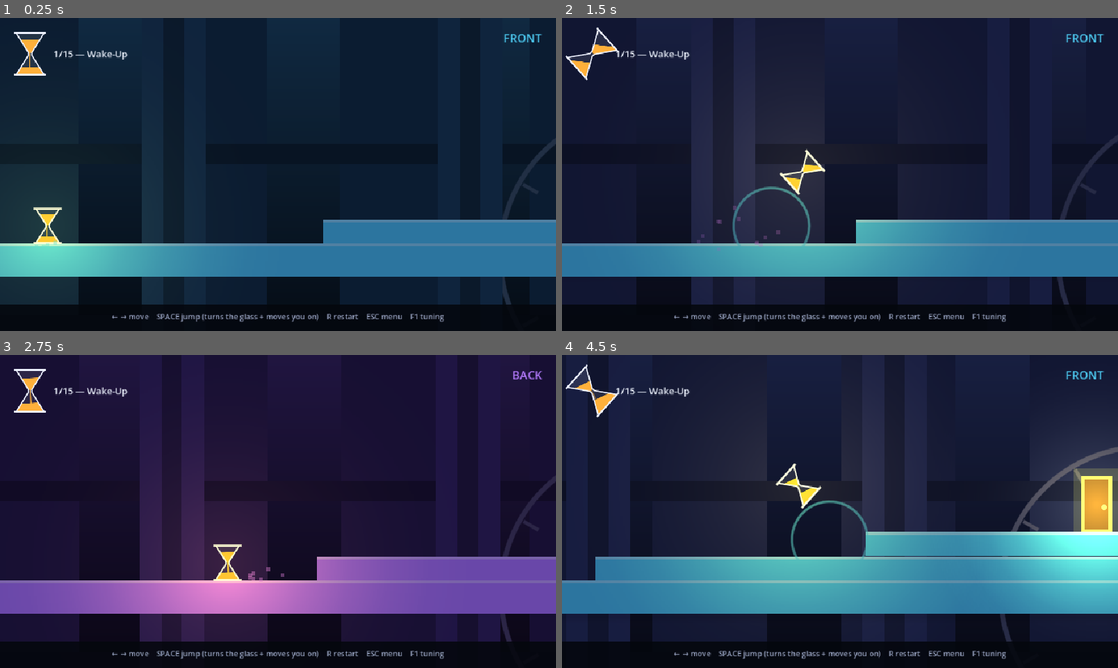
Above: before the commit, frames 1-4 (two rows, left to right).
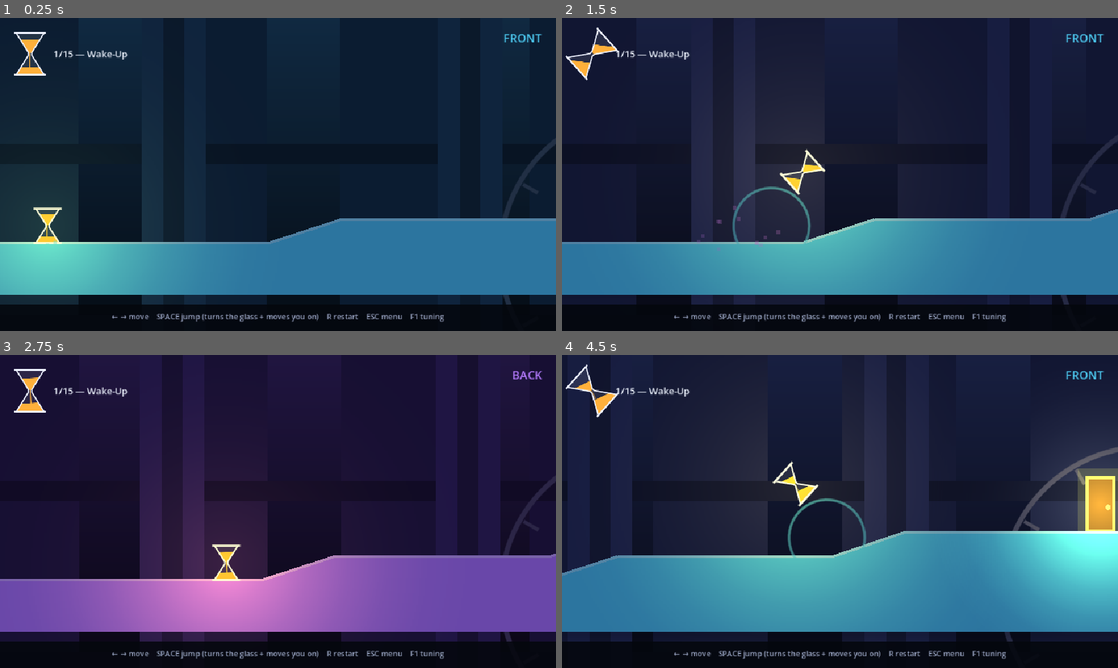
Above: after the commit, the same moments.

Repository: Athryell/GMTK-Game-Jam-2026
Game: Godot game, scene res://scenes/main.tscn
Same seed, same stepped clock (60 frames per second), same inputs: the game is played once before the commit and once after it. Sound files missing from this copy of the repository are replaced by a short silence.
Inputs:
- Up to frame 1 (0.25 s): no input
- Up to frame 2 (1.5 s): tap Enter at 0.5 s; hold Space (jump) 0.53-1.28 s; hold Right (move_right) from 0.53 s (still down); tap Space (jump) at 1.35 s
- Up to frame 3 (2.75 s): tap Space (jump) at 1.52, 1.82 s; release Right (move_right) at 2.03 s; hold Left (move_left) from 2.03 s (still down); hold Space (jump) from 2.03 s (still down)
- Up to frame 4 (4.5 s): release Left (move_left) at 2.78 s; release Space (jump) at 2.78 s; hold Right (move_right) 2.78-4.28 s; tap Space (jump) at 2.85, 3.02, 3.32, 4.35 s; hold Space (jump) 3.53-4.28 s; hold Left (move_left) from 4.28 s (still down)

The runs differ from the first frame. In frame 1, 7.5% of the frame differs, in the area x 0-100%, y 64-89%; in frame 2, 7.6%; in frame 3, 7.7%; in frame 4, 10%, in the area x 0-100%, y 33-92%.

Commit message:
feat(hourglass-hero): ground you draw, with slopes
Level terrain was a staircase of rectangles — level 1 spent three Platform
nodes on what is one piece of floor, and a step was the only way up.

Terrain is one node whose shape IS its collision polygon. Editing is Godot's
own: select the Shape child and the built-in polygon tool gives you handles,
so there is no second copy of the ground to keep in sync and no plugin to
maintain. A freshly added Terrain plants that child itself, with a rectangle
to start pulling on.

Slopes fall out of the polygon. The player gains a floor snap so running down
a ramp does not leave the ground at every crest — and with it the coyote
window, the landing dust, and the right to jump.

Shadows were rectangle-shaped in the code, not just in the level: CastShadows
now asks every solid for an outline and stamps triangles, so a ramp throws a
ramp-shaped shadow and a Platform costs the same as before. The offset that
gives a shadow its penumbra moved into `Polygons`, mitred properly — pushing
each point away from the middle grew a 960x38 floor almost entirely along its
length.

Platform stays for what it is good at: rectangles that move, and the flip-pad.

Diff:
--- a/hourglass_hero_godot/scenes/levels/level_01_wake_up.tscn
+++ b/hourglass_hero_godot/scenes/levels/level_01_wake_up.tscn
@@ -2,28 +2,22 @@
 
 [ext_resource type="Script" uid="uid://dxec45qo6wc0" path="res://scripts/level.gd" id="1_level"]
 [ext_resource type="PackedScene" path="res://scenes/entities/door.tscn" id="2_door"]
-[ext_resource type="PackedScene" path="res://scenes/entities/platform.tscn" id="3_platform"]
+[ext_resource type="Script" path="res://scripts/entities/terrain.gd" id="3_terrain"]
 
-[node name="Level" type="Node2D" unique_id=1829913715]
+[node name="Level" type="Node2D"]
 script = ExtResource("1_level")
 level_name = "Wake-Up"
 
-[node name="Spawn" type="Marker2D" parent="." unique_id=67984213]
+[node name="Spawn" type="Marker2D" parent="."]
 position = Vector2(53, 479)
 
-[node name="Entities" type="Node2D" parent="." unique_id=1228455219]
+[node name="Entities" type="Node2D" parent="."]
 
-[node name="Door" parent="Entities" unique_id=1092645359 instance=ExtResource("2_door")]
+[node name="Door" parent="Entities" instance=ExtResource("2_door")]
 position = Vector2(901, 386)
 
-[node name="Platform1" parent="Entities" unique_id=1818065125 instance=ExtResource("3_platform")]
-position = Vector2(0, 502)
-size = Vector2(960, 38)
+[node name="Ground" type="StaticBody2D" parent="Entities"]
+script = ExtResource("3_terrain")
 
-[node name="Platform2" parent="Entities" unique_id=1261976909 instance=ExtResource("3_platform")]
-position = Vector2(360, 476)
-size = Vector2(600, 26.66)
-
-[node name="Platform3" parent="Entities" unique_id=1102481008 instance=ExtResource("3_platform")]
-position = Vector2(660, 449)
-size = Vector2(300, 26.66)
+[node name="Shape" type="CollisionPolygon2D" parent="Entities/Ground"]
+polygon = PackedVector2Array(0, 502, 300, 502, 380, 476, 620, 476, 700, 449, 960, 449, 960, 560, 0, 560)
--- a/hourglass_hero_godot/scripts/entities/platform.gd
+++ b/hourglass_hero_godot/scripts/entities/platform.gd
@@ -68,6 +68,14 @@
 		draw_rect(Rect2(Vector2.ZERO, Vector2(size.x, 3.0)), _colour().lightened(0.35))
 
 
+## The outline this casts a shadow from, in this node's own space: its four
+## corners. `Terrain` answers the same question with as many points as its
+## ground has, and `CastShadows` cannot tell them apart.
+func shadow_outline() -> PackedVector2Array:
+	return PackedVector2Array([
+		Vector2.ZERO, Vector2(size.x, 0.0), size, Vector2(0.0, size.y)])
+
+
 func _colour() -> Color:
 	var current := Game.plane if not Engine.is_editor_hint() else Planes.Kind.P0
 	var base := Palette.FLIP_PAD if kind == Kind.FLIP_PAD else Palette.solid(plane, current)
--- a/hourglass_hero_godot/scripts/entities/player.gd
+++ b/hourglass_hero_godot/scripts/entities/player.gd
@@ -33,9 +33,20 @@
 var _rng := RandomNumberGenerator.new()
 
 
+## How far below its feet the glass reaches for the ground, in px. Only slopes
+## need it: run down a ramp without a snap and you leave the floor at every
+## crest, which costs a frame of contact — and with it the coyote window, the
+## landing dust, and the right to jump. Kept well under the shortest step in any
+## level, so it never glues you to a ledge you meant to walk off.
+const FLOOR_SNAP := 8.0
+
+
 func _ready() -> void:
 	collision_layer = Layers.PLAYER
 	collision_mask = Layers.SOLID
+	# Godot's own 45° stays: past that a face is a wall, which is what the
+	# vertical sides of every ledge in the game rely on being.
+	floor_snap_length = FLOOR_SNAP
 	_light = LightKit.point(Palette.SAND_FULL, Tuning.cfg.player_light_radius,
 		Tuning.cfg.player_light_energy)
 	add_child(_light)
--- /dev/null
+++ b/hourglass_hero_godot/scripts/entities/terrain.gd
@@ -0,0 +1,173 @@
+@tool
+## A stretch of ground drawn as a polygon: floor, ledge, wall and SLOPE, all in
+## one node instead of a staircase of rectangles.
+##
+## Authoring is Godot's own. The points live on the child `CollisionPolygon2D`,
+## so selecting it hands you the built-in polygon tool — drag a handle to move a
+## point, ctrl-click an edge to insert one, and the ground redraws as you go. A
+## Terrain added from the Create Node dialog plants that child itself, with a
+## rectangle to start pulling on.
+##
+## There is no second copy of the shape to keep in sync, because there is no
+## second copy: this script draws the collision polygon. What you can see is
+## exactly what you can stand on.
+##
+## `Platform` is not going anywhere — it is still the right node for a small
+## rectangle that MOVES, and for the flip-pad. Terrain is for the ground.
+class_name Terrain
+extends StaticBody2D
+
+## The rectangle a freshly added Terrain starts as, purely so there is something
+## to drag. Not a `const`: `PackedVector2Array(…)` is a constructor call, and a
+## constant may only hold an expression the parser can fold.
+static var STARTER := PackedVector2Array([
+	Vector2(0.0, 0.0), Vector2(240.0, 0.0), Vector2(240.0, 60.0), Vector2(0.0, 60.0),
+])
+
+## Thickness of the lit lip along every up-facing edge — the same 3 px highlight
+## a Platform wears along its top.
+const LIP_WIDTH := 3.0
+
+@export var plane: Planes.Kind = Planes.Kind.BOTH: set = _set_plane
+
+var _shape: CollisionPolygon2D
+var _points := PackedVector2Array()
+## Vertex indices, three per triangle. Cached because the ground does not move
+## and `draw_colored_polygon` only fills a convex shape honestly — terrain is
+## almost never convex.
+var _triangles := PackedInt32Array()
+var _active := true
+
+
+func _ready() -> void:
+	# A Terrain collides with nothing; it is the thing others collide with.
+	collision_layer = Layers.SOLID
+	collision_mask = 0
+	if Engine.is_editor_hint():
+		_plant_shape()
+		_refresh()
+		return
+	# Polling is an editor affordance only (see `_process`).
+	set_process(false)
+	_refresh()
+	Game.plane_changed.connect(_on_plane_changed)
+	Tuning.changed.connect(queue_redraw)
+	_on_plane_changed(Game.plane)
+
+
+## The polygon is edited on the child node, so there is no signal to wait on:
+## the editor writes straight into it. Comparing a handful of points once a
+## frame while a level is open costs nothing and keeps the drawing honest.
+func _process(_delta: float) -> void:
+	_refresh()
+
+
+func _draw() -> void:
+	if _points.size() < 3 or _triangles.size() < 3:
+		return
+	draw_set_transform_matrix(_shape.transform)
+	var body := _colour()
+	var i := 0
+	while i + 2 < _triangles.size():
+		draw_colored_polygon(PackedVector2Array([
+			_points[_triangles[i]],
+			_points[_triangles[i + 1]],
+			_points[_triangles[i + 2]],
+		]), body)
+		i += 3
+
+	# A rectangle has one top face; a polygon has as many as it likes, and a ramp
+	# is one of them. So the lip follows the geometry rather than the node: every
+	# edge the light could land on gets it, and the walls get nothing.
+	var lip := body.lightened(0.35)
+	var wind := Polygons.winding(_points)
+	for j in _points.size():
+		var a := _points[j]
+		var b := _points[(j + 1) % _points.size()]
+		if Polygons.faces_up(a, b, wind):
+			draw_line(a, b, lip, LIP_WIDTH)
+
+
+func _get_configuration_warnings() -> PackedStringArray:
+	if _first_polygon() == null:
+		return PackedStringArray([
+			"No CollisionPolygon2D child: add one and draw the ground on it."])
+	if _first_polygon().polygon.size() < 3:
+		return PackedStringArray([
+			"The CollisionPolygon2D needs at least three points to be ground."])
+	return PackedStringArray()
+
+
+## The outline this casts a shadow from, in this node's own space. `CastShadows`
+## asks every solid for one of these once and then follows the node's transform,
+## which is why it is local: a shadow must not be re-measured every frame just
+## because its caster slid sideways.
+func shadow_outline() -> PackedVector2Array:
+	if _points.size() < 3:
+		return PackedVector2Array()
+	var out := PackedVector2Array()
+	out.resize(_points.size())
+	for i in _points.size():
+		out[i] = _shape.transform * _points[i]
+	return out
+
+
+# ----- Shape -----------------------------------------------------------------
+
+func _first_polygon() -> CollisionPolygon2D:
+	for child in get_children():
+		if child is CollisionPolygon2D:
+			return child
+	return null
+
+
+## A Terrain with no polygon is a Terrain you cannot edit, so a fresh one is
+## given a rectangle to start dragging.
+##
+## The child is owned by the EDITED SCENE, not by this node: an unowned child is
+## one the editor hides from the tree, and hiding it would hide the very handles
+## this node exists to expose.
+func _plant_shape() -> void:
+	if _first_polygon() != null or not is_inside_tree():
+		return
+	var root := get_tree().edited_scene_root
+	if root == null or not (self == root or root.is_ancestor_of(self)):
+		return
+	var shape := CollisionPolygon2D.new()
+	shape.name = "Shape"
+	shape.polygon = STARTER
+	add_child(shape)
+	shape.owner = root
+
+
+func _refresh() -> void:
+	var found := _first_polygon()
+	var points := found.polygon if found != null else PackedVector2Array()
+	if found == _shape and points == _points:
+		return
+	_shape = found
+	_points = points
+	_triangles = Geometry2D.triangulate_polygon(points) if points.size() >= 3 \
+		else PackedInt32Array()
+	update_configuration_warnings()
+	queue_redraw()
+
+
+# ----- Plane -----------------------------------------------------------------
+
+func _on_plane_changed(current: Planes.Kind) -> void:
+	_active = Planes.is_active(plane, current)
+	# Ground in another plane sits on no layer: the player passes through it.
+	collision_layer = Layers.SOLID if _active else 0
+	queue_redraw()
+
+
+func _colour() -> Color:
+	var current := Game.plane if not Engine.is_editor_hint() else Planes.Kind.P0
+	var base := Palette.solid(plane, current)
+	return Palette.ghost(base, _active or Engine.is_editor_hint())
+
+
+func _set_plane(value: Planes.Kind) -> void:
+	plane = value
+	queue_redraw()
--- a/hourglass_hero_godot/scripts/fx/cast_shadows.gd
+++ b/hourglass_hero_godot/scripts/fx/cast_shadows.gd
@@ -1,8 +1,13 @@
-## The terrain's shadows, drawn by hand: each slab is stamped again, pushed away
+## The terrain's shadows, drawn by hand: each solid is stamped again, pushed away
 ## from the lamp. Replaces Godot's 2D shadow map, which bands badly here because
 ## the player's lamp sits on the surfaces it lights.
 ##
-## Must sit BETWEEN the backdrop and the level in `main.tscn` — a slab covering
+## Casters are `Platform` and `Terrain` alike. Each is asked once for its outline
+## in its own space; from then on this follows the node's transform, so a moving
+## platform costs no more than a still one and a ramp throws a ramp-shaped
+## shadow.
+##
+## Must sit BETWEEN the backdrop and the level in `main.tscn` — a solid covering
 ## its own stamp is what keeps a shadow off the thing that cast it.
 class_name CastShadows
 extends Node2D
@@ -15,16 +20,40 @@
 const SPREAD := 2.0
 
 var lamp: Node2D
-var _casters: Array[Platform] = []
+var _casters: Array[Node2D] = []
+## Per caster, parallel to `_casters`.
+var _outlines: Array[PackedVector2Array] = []
+var _triangles: Array[PackedInt32Array] = []
+var _planes: Array[Planes.Kind] = []
 var _reach := 1.0
 
 
-## Called on every level load. Only the list is cached; positions are read per
-## frame, since platforms move.
+## Called on every level load. Shapes and planes are measured once — neither
+## changes while a level runs — and only the transform is read per frame, since
+## platforms move.
 func configure(level: Level) -> void:
 	_casters.clear()
+	_outlines.clear()
+	_triangles.clear()
+	_planes.clear()
 	for node in level.find_children("*", "Platform", true, false):
-		_casters.append(node as Platform)
+		var slab := node as Platform
+		_add(slab, slab.plane, slab.shadow_outline())
+	for node in level.find_children("*", "Terrain", true, false):
+		var ground := node as Terrain
+		_add(ground, ground.plane, ground.shadow_outline())
+
+
+func _add(caster: Node2D, plane: Planes.Kind, outline: PackedVector2Array) -> void:
+	var grown := Polygons.grow(outline, SPREAD)
+	if grown.size() < 3:
+		return
+	_casters.append(caster)
+	_outlines.append(grown)
+	# Indices, not points: a caster only ever moves, and translating a polygon
+	# never re-triangulates it. So this is computed once and re-used every frame.
+	_triangles.append(Geometry2D.triangulate_polygon(grown))
+	_planes.append(plane)
 
 
 func _process(_delta: float) -> void:
@@ -39,18 +68,29 @@
 		return
 	var cfg := Tuning.cfg
 	var origin := to_local(lamp.global_position)
+	var into_mine := global_transform.affine_inverse()
 
-	for caster in _casters:
+	for index in _casters.size():
+		var caster := _casters[index]
 		if not is_instance_valid(caster):
 			continue
-		# A slab in the other plane is walk-through, so it casts nothing.
-		if not Planes.is_active(caster.plane, Game.plane):
+		# A solid in the other plane is walk-through, so it casts nothing.
+		if not Planes.is_active(_planes[index], Game.plane):
 			continue
 
-		var rect := Rect2(to_local(caster.global_position), caster.size)
-		var away := rect.get_center() - origin
+		var outline := _outlines[index]
+		var to_here := into_mine * caster.global_transform
+		var points := PackedVector2Array()
+		points.resize(outline.size())
+		var centre := Vector2.ZERO
+		for i in outline.size():
+			points[i] = to_here * outline[i]
+			centre += points[i]
+		centre /= float(points.size())
+
+		var away := centre - origin
 		var distance := away.length()
-		# Past the edge of the light, or the lamp is inside the slab and there
+		# Past the edge of the light, or the lamp is inside the solid and there
 		# is no "away" to push towards.
 		if distance >= _reach or distance < 0.001:
 			continue
@@ -60,8 +100,21 @@
 		var closeness := 1.0 - distance / _reach
 		var throw := away / distance * cfg.shadow_throw * closeness
 		var shade := Color(0.0, 0.0, 0.02, cfg.shadow_strength * closeness * closeness / LAYERS)
-		var grown := rect.grow(SPREAD)
 
 		for i in LAYERS:
-			var step := throw * float(i + 1) / LAYERS
-			draw_rect(Rect2(grown.position + step, grown.size), shade)
+			_stamp(points, _triangles[index], throw * float(i + 1) / LAYERS, shade)
+
+
+## One copy of a shadow, pushed by `step`. Triangles rather than one call:
+## `draw_colored_polygon` only fills a convex shape honestly, and ground almost
+## never is one.
+func _stamp(points: PackedVector2Array, triangles: PackedInt32Array,
+		step: Vector2, shade: Color) -> void:
+	var i := 0
+	while i + 2 < triangles.size():
+		draw_colored_polygon(PackedVector2Array([
+			points[triangles[i]] + step,
+			points[triangles[i + 1]] + step,
+			points[triangles[i + 2]] + step,
+		]), shade)
+		i += 3
--- /dev/null
+++ b/hourglass_hero_godot/scripts/polygons.gd
@@ -0,0 +1,69 @@
+## Plain polygon geometry, shared by the ground that is drawn and the shadow it
+## throws.
+##
+## Screen space throughout: y grows DOWNWARD, so "up" is negative y and a
+## clockwise-looking polygon has a positive signed area. Everything here is
+## derived from that one sentence, so a level author may wind a polygon either
+## way and never find out there was a choice.
+class_name Polygons
+extends RefCounted
+
+
+## +1 when `points` wind clockwise on screen, -1 anticlockwise. Every outward
+## normal below is turned by this, which is what makes the winding free.
+static func winding(points: PackedVector2Array) -> float:
+	var area := 0.0
+	for i in points.size():
+		var a := points[i]
+		var b := points[(i + 1) % points.size()]
+		area += a.x * b.y - b.x * a.y
+	return 1.0 if area >= 0.0 else -1.0
+
+
+## The outward unit normal of the edge running from `a` to `b`, or zero for an
+## edge too short to have a direction. `wind` comes from `winding()`.
+static func edge_normal(a: Vector2, b: Vector2, wind: float) -> Vector2:
+	var along := b - a
+	if along.length_squared() < 0.0001:
+		return Vector2.ZERO
+	return Vector2(along.y, -along.x).normalized() * wind
+
+
+## Does the edge from `a` to `b` face the sky? True for floors and for ramps
+## gentle enough to stand on, false for walls and ceilings.
+##
+## The threshold is what keeps a vertical face out: its normal is horizontal,
+## and a hair of rounding either side of that must not decide whether the wall
+## is wearing a lit lip.
+static func faces_up(a: Vector2, b: Vector2, wind: float) -> bool:
+	return edge_normal(a, b, wind).y < -0.2
+
+
+## The same polygon pushed `amount` px outwards along its own normals.
+##
+## A corner belongs to two edges, so it leaves along the sum of their normals.
+## That is what makes this a real offset rather than a scale about the middle:
+## a floor 960 wide and 38 tall grows by `amount` on all four sides, instead of
+## almost entirely along its length.
+##
+## The sum alone is not far enough. A right-angled corner has to travel
+## `amount * sqrt(2)` for BOTH its edges to end up `amount` out, and the sharper
+## the corner the further it goes — the miter length, `amount / cos(half the
+## corner)`, which falls out of the sum's own length.
+static func grow(points: PackedVector2Array, amount: float) -> PackedVector2Array:
+	var count := points.size()
+	if count < 3:
+		return points
+	var wind := winding(points)
+	var out := PackedVector2Array()
+	out.resize(count)
+	for i in count:
+		var here := points[i]
+		var previous := points[(i + count - 1) % count]
+		var next := points[(i + 1) % count]
+		var away := edge_normal(previous, here, wind) + edge_normal(here, next, wind)
+		# A corner folded flat back on itself: the two normals cancel and there is
+		# no outwards to go in. Left where it is rather than flung to infinity.
+		var spread := away.length_squared()
+		out[i] = here if spread < 0.01 else here + away * (2.0 * amount / spread)
+	return out
--- /dev/null
+++ b/hourglass_hero_godot/tests/polygon_test.gd
@@ -0,0 +1,140 @@
+## Polygon test: the geometry the drawn ground and its shadow both stand on,
+## with nothing rendered and no game running.
+##
+##   godot --headless tests/polygon_test.tscn
+##
+## Screen space throughout — y grows DOWNWARD — which is the one thing that is
+## easy to get backwards and impossible to see once it is wrong: a floor lit
+## along its underside still looks like a floor in a screenshot.
+extends Node
+
+## Every level's ground, walked for slopes no one could climb.
+const LEVELS := "res://scenes/levels"
+
+## The steepest face `move_and_slide` will still call a floor. Godot's own
+## default, and `player.gd` leaves it alone.
+const FLOOR_MAX_ANGLE := 45.0
+
+var _failures := 0
+
+## A unit square, wound clockwise on screen: top-left, top-right, bottom-right,
+## bottom-left. Not a `const` — a packed array is built by a constructor call,
+## which the parser cannot fold.
+static var SQUARE_CW := PackedVector2Array([
+	Vector2(0.0, 0.0), Vector2(1.0, 0.0), Vector2(1.0, 1.0), Vector2(0.0, 1.0),
+])
+
+
+func _ready() -> void:
+	_winding()
+	_normals()
+	_growth()
+	_level_slopes()
+	_finish()
+
+
+## Clockwise on screen is positive. Everything else here is turned by this sign,
+## so if it flips, every polygon in the game turns inside out at once.
+func _winding() -> void:
+	_check("a clockwise square winds positive",
+		Polygons.winding(SQUARE_CW) > 0.0)
+	var anticlockwise := SQUARE_CW.duplicate()
+	anticlockwise.reverse()
+	_check("reversing the points flips the winding",
+		Polygons.winding(anticlockwise) < 0.0)
+
+
+## The normals must point OUT of the square whichever way round it is wound.
+func _normals() -> void:
+	var anticlockwise := SQUARE_CW.duplicate()
+	anticlockwise.reverse()
+	for points in [SQUARE_CW, anticlockwise]:
+		var wind := Polygons.winding(points)
+		var facing: Array[bool] = []
+		for i in points.size():
+			var a: Vector2 = points[i]
+			var b: Vector2 = points[(i + 1) % points.size()]
+			facing.append(Polygons.faces_up(a, b, wind))
+		_check("exactly one side of a square faces the sky (wind %d)" % int(wind),
+			facing.count(true) == 1, "%d did" % facing.count(true))
+
+	# A ramp is a floor; a wall is not, and neither is the same ramp upside down.
+	var wind := Polygons.winding(SQUARE_CW)
+	_check("a gentle ramp counts as a floor",
+		Polygons.faces_up(Vector2(0.0, 30.0), Vector2(80.0, 4.0), wind))
+	_check("a vertical face does not",
+		not Polygons.faces_up(Vector2(0.0, 0.0), Vector2(0.0, 40.0), wind))
+	_check("a ceiling does not",
+		not Polygons.faces_up(Vector2(40.0, 0.0), Vector2(0.0, 0.0), wind))
+
+
+## The offset that gives a shadow its penumbra. A long thin floor must grow by
+## the same amount on all four sides — pushing every point away from the middle
+## instead would grow it almost entirely along its length.
+func _growth() -> void:
+	var floor_slab := PackedVector2Array([
+		Vector2(0.0, 0.0), Vector2(960.0, 0.0), Vector2(960.0, 38.0), Vector2(0.0, 38.0)])
+	var grown := Polygons.grow(floor_slab, 2.0)
+	var box := Rect2(grown[0], Vector2.ZERO)
+	for point in grown:
+		box = box.expand(point)
+	_check("growing a 960x38 slab by 2 widens it by 4",
+		is_equal_approx(box.size.x, 964.0), "it is %.2f wide" % box.size.x)
+	_check("growing a 960x38 slab by 2 heightens it by 4",
+		is_equal_approx(box.size.y, 42.0), "it is %.2f tall" % box.size.y)
+	_check("a degenerate polygon is returned untouched",
+		Polygons.grow(PackedVector2Array([Vector2.ZERO, Vector2.ONE]), 2.0).size() == 2)
+
+
+## Every up-facing edge of every level's ground must be climbable. A ramp one
+## degree past `floor_max_angle` is not a slope, it is a wall you can see over —
+## and the level it blocks is the level nobody can finish.
+func _level_slopes() -> void:
+	var checked := 0
+	for path in _level_paths():
+		var level := (load(path) as PackedScene).instantiate()
+		for node in level.find_children("*", "CollisionPolygon2D", true, false):
+			var points: PackedVector2Array = (node as CollisionPolygon2D).polygon
+			if points.size() < 3:
+				continue
+			var wind := Polygons.winding(points)
+			for i in points.size():
+				var a: Vector2 = points[i]
+				var b: Vector2 = points[(i + 1) % points.size()]
+				if not Polygons.faces_up(a, b, wind):
+					continue
+				checked += 1
+				var slope := rad_to_deg(absf((b - a).angle()))
+				_check("%s: the face %s-%s is climbable" % [path.get_file(), a, b],
+					slope <= FLOOR_MAX_ANGLE, "it rises at %.1f degrees" % slope)
+		level.free()
+	_check("some ground was actually walked", checked > 0,
+		"no level has an up-facing polygon edge")
+
+
+func _level_paths() -> PackedStringArray:
+	var paths := PackedStringArray()
+	for name in DirAccess.get_files_at(LEVELS):
+		# Exported builds rename `.tscn` to `.remap`; the editor run does not.
+		if name.ends_with(".tscn"):
+			paths.append("%s/%s" % [LEVELS, name])
+	paths.sort()
+	return paths
+
+
+# ----- Harness ---------------------------------------------------------------
+
+func _check(what: String, passed: bool, detail := "") -> void:
+	if passed:
+		print("ok   %s" % what)
+		return
+	_failures += 1
+	print("FAIL %s%s" % [what, "" if detail.is_empty() else " (%s)" % detail])
+
+
+func _finish() -> void:
+	if _failures == 0:
+		print("All checks passed.")
+	else:
+		print("%d check(s) failed." % _failures)
+	get_tree().quit(0 if _failures == 0 else 1)
--- /dev/null
+++ b/hourglass_hero_godot/tests/polygon_test.tscn
@@ -0,0 +1,6 @@
+[gd_scene load_steps=2 format=3]
+
+[ext_resource type="Script" path="res://tests/polygon_test.gd" id="1_test"]
+
+[node name="PolygonTest" type="Node"]
+script = ExtResource("1_test")
Not shown, added: hourglass_hero_godot/scripts/entities/terrain.gd.uid
Not shown, added: hourglass_hero_godot/scripts/polygons.gd.uid
Not shown, added: hourglass_hero_godot/tests/polygon_test.gd.uid
